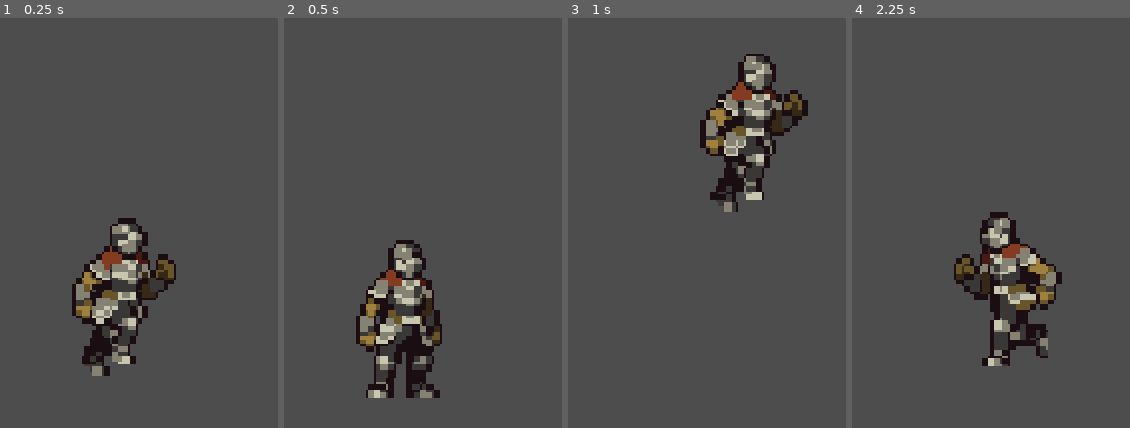
Above: before the commit, frames 1-4 (left to right).
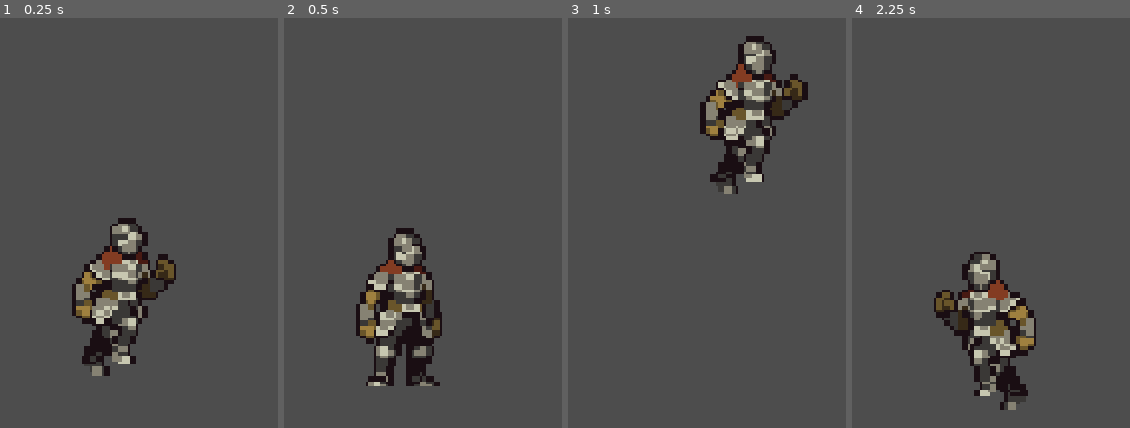
Above: after the commit, the same moments.

Repository: dackshu/poop
Game: Godot game, scene res://cayden/game_player_testnode.tscn
Same seed, same stepped clock (60 frames per second), same inputs: the game is played once before the commit and once after it. This scene is started directly instead of the project's main scene.
Inputs:
- Up to frame 1 (0.25 s): no input
- Up to frame 2 (0.5 s): no input
- Up to frame 3 (1 s): hold D (move_right) from 0.53 s (still down); tap Space (jump) at 0.77 s
- Up to frame 4 (2.25 s): tap Space (jump) at 1.52 s; release D (move_right) at 2.03 s; hold A (move_left) from 2.03 s (still down)

Frame 1 is identical in both runs. In frame 2, 6.8% of the frame differs, in the area x 25-57%, y 51-93%; in frame 3, 7.9%; in frame 4, 9.7%, in the area x 29-76%, y 47-96%.

Commit message:
change to jump

Diff:
--- a/cayden/player.gd
+++ b/cayden/player.gd
@@ -2,7 +2,7 @@
 
 
 const SPEED = 120.0
-const JUMP_VELOCITY = -300.0
+const JUMP_VELOCITY = -330.0
 
 # Get the gravity from the ProjectSettings to be synced with the RigidBody nodes
 var gravity = ProjectSettings.get_setting("physics/2d/default_gravity")
--- a/cayden/player.tscn
+++ b/cayden/player.tscn
@@ -454,5 +454,5 @@
 shape = SubResource("CapsuleShape2D_ptg02")
 
 [node name="CollisionShape2D2" type="CollisionShape2D" parent="." unique_id=266751612]
-position = Vector2(-25, 14)
+position = Vector2(-25, 18)
 shape = SubResource("SegmentShape2D_fvs6p")
